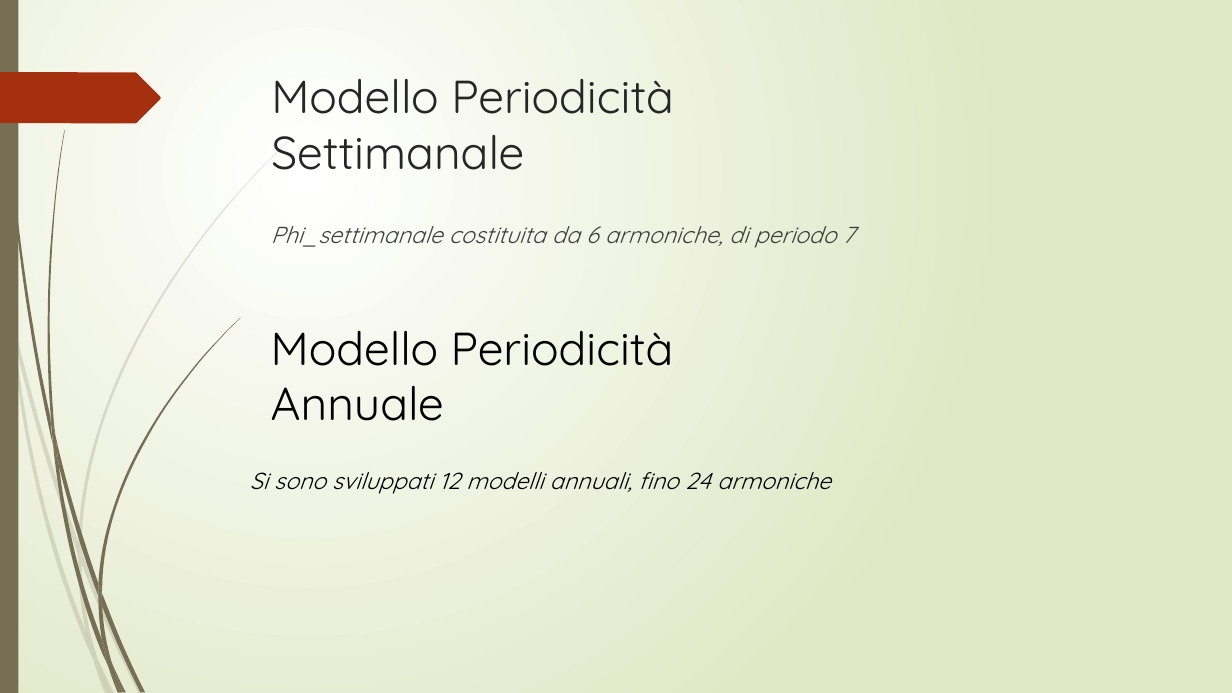
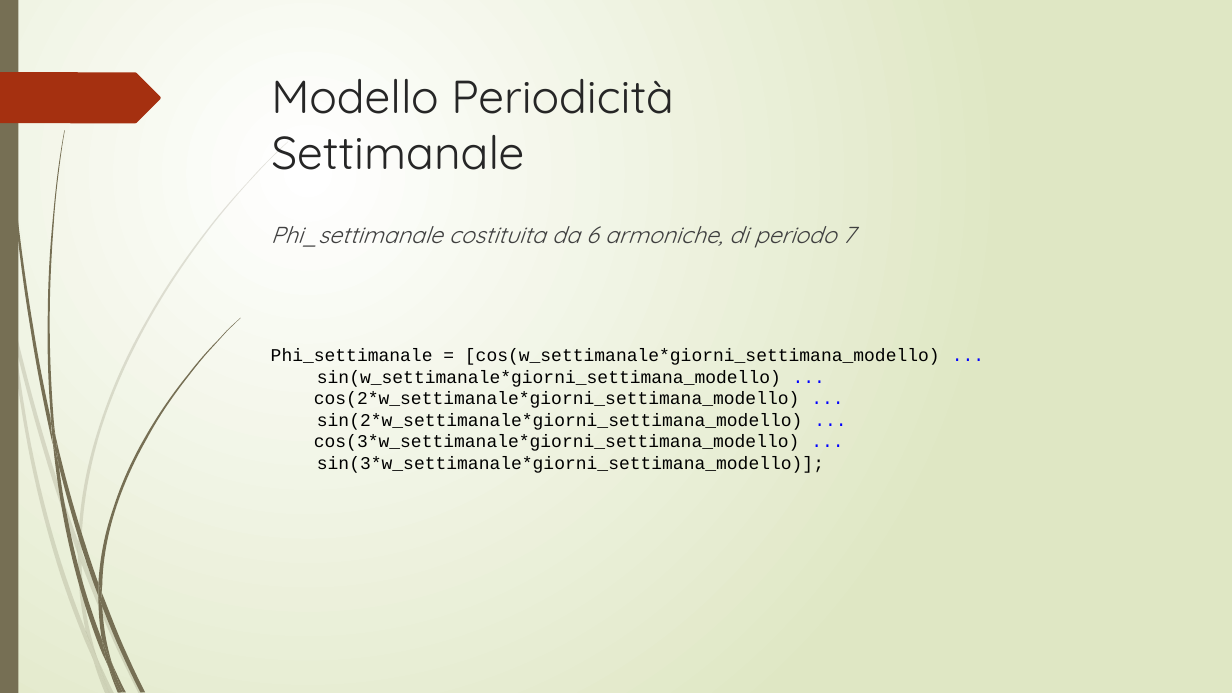
Before and after one commit to r1cky0/Italian-energy-consumption-prediction, a slide deck: slide 5 of presentazione_imad.pptx. Drawn at 1232x693 pixels with LibreOffice and Linux fonts; fonts in the diff are those of the drawing. Boxes give left, top, right and bottom in pixels: in the first picture for what was removed or moved away, otherwise in the second. Text is boxed around its words. In the diff, an @@ line names an element or a change of style, - is before the commit and + after.

```diff
--- a/presentazione_imad.pptx
+++ b/presentazione_imad.pptx
@@ text removed at (271,331,674,421) @@
-Modello Periodicità Annuale
@@ text added at (271,349,940,473), 14 pt, text #000000 @@
+Phi_settimanale = [cos(w_settimanale*giorni_settimana_modello) ...
+sin(w_settimanale*giorni_settimana_modello) ...
+cos(2*w_settimanale*giorni_settimana_modello) ...
+sin(2*w_settimanale*giorni_settimana_modello) ...
+cos(3*w_settimanale*giorni_settimana_modello) ...
+sin(3*w_settimanale*giorni_settimana_modello)];
@@ text removed at (250,472,831,494) @@
-Si sono sviluppati 12 modelli annuali, fino 24 armoniche
```
Also in this commit, not shown: 6 other slides changed, 1 slide added, 1 slide removed.
